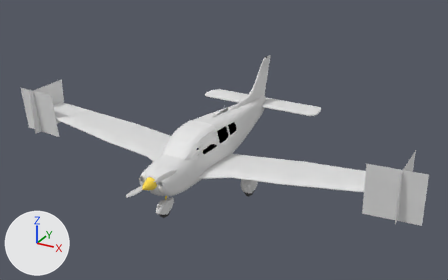
What one commit did to the Blender file Models/pa28-181.blend.
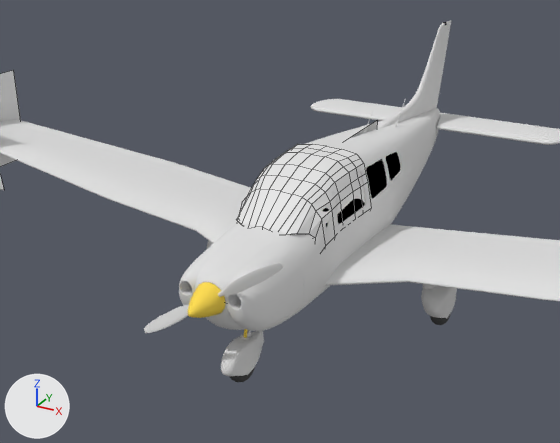
Old and new are each drawn whole from a camera (50 mm lens) standing at (8.19, -14.41, 7.17) and looking at (0.24, 0.02, -0.04) and again close up from a camera (50 mm lens) standing at (3.63, -8.54, 3.57) and looking at (-0.31, -1.37, -0.02). The lights are fixed; the arrows at lower left show +X, +Y and +Z. The close-ups show mesh edges as thin lines.

Names of what the first close-up shows: 'cockpit light volume', 'cowling', 'elevator', 'fuselage', 'left main fairing', 'nose gear fairing', 'prop blade', 'prop spinner', 'right aileron', 'right navigation light flare', 'vertical stabilizer', 'wings'.
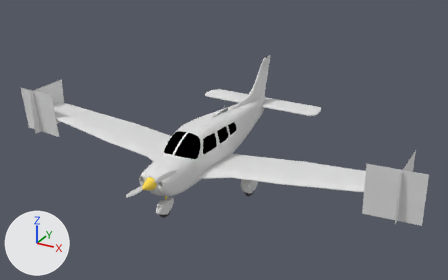
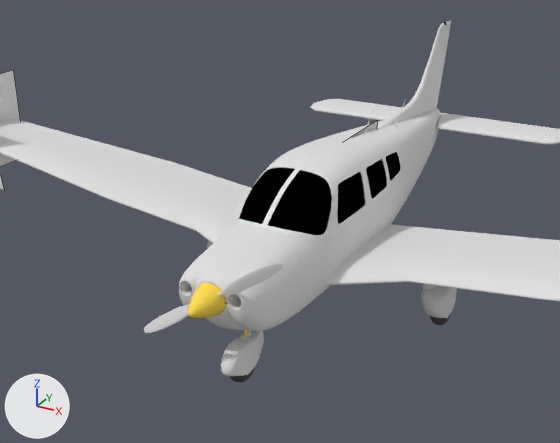
Pixel boxes [x1, y1, x2, y2] of what changed, in the close-ups (560 x 443 px):
'cockpit light volume', hidden
    before: [237, 144, 365, 238]
'windshield', unchanged, uncovered by the edit
    before: [322, 208, 329, 228]
    after: [239, 168, 332, 235]

What the commit changed:
Object 'cockpit light volume' (ob_cockpit_light_volume) is now hidden.
